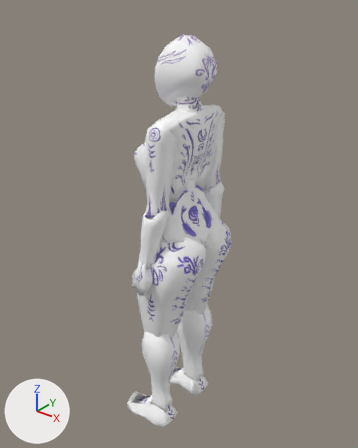
Before and after pictures for a commit that changed the glTF model Models/Porcelain/Porcelain.glb.
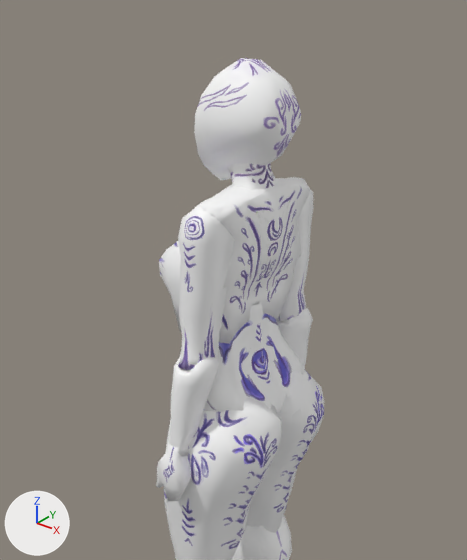
Each version appears first whole from a 50 mm camera at (1.78, -2.13, 2.77) aimed at (0.02, 0.06, 1.41), and next in a close-up on the part from 11% to 88% of the width and 0% to 74% of the height. Lighting does not change. The marker at lower left points along +X, +Y and +Z. Where no turn or scale is listed for an object, it has been applied to the vertices. Vertices at the same position are counted once.

In view in the first close-up: 'Head', 'LoweerLegTexture', 'UpperTorso.001', 'arms upper.001', 'armslower.001', 'hands.001', 'lowerToso.001', 'neck.001', 'upperLegs.001'.
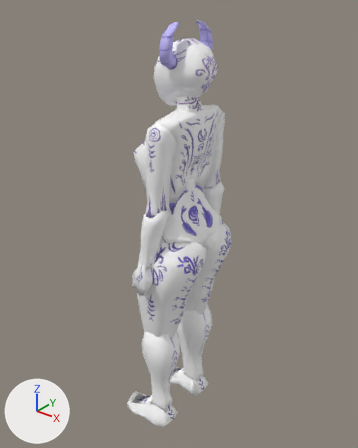
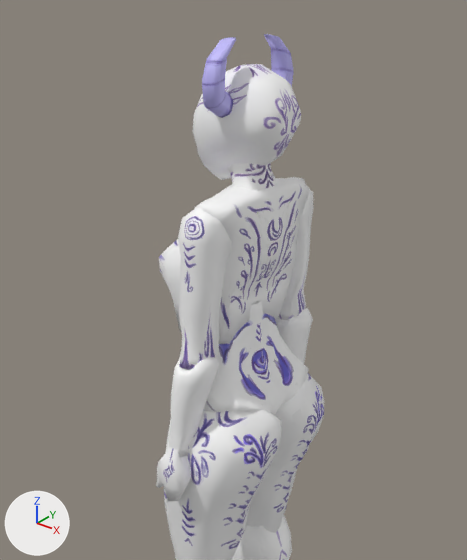
Boxes [x1, y1, x2, y2] around the edits, measured in the close-ups (467 x 560 px; the box of a moved part takes in the faces that stretch with it):
'Head', reshaped: before [194, 58, 301, 180]; after [192, 64, 301, 180]
'lowerToso.001', reshaped: before [180, 302, 305, 414]; after [179, 301, 309, 415]
'Plane', added (blue): after [202, 34, 294, 118]
part 1 of me_cube, moved or reshaped: before [195, 58, 285, 180]; after [192, 64, 284, 180]
part 2 of me_cube, moved or reshaped: before [262, 80, 301, 134]; after [256, 79, 301, 159]
part 3 of me_cube_021, built on: before [205, 302, 305, 414]; after [179, 301, 309, 415]

The change, as a diff of the scene's bpy script:
```diff
--- a/Models/Porcelain/Porcelain.glb.py
+++ b/Models/Porcelain/Porcelain.glb.py
@@ img_horntexture @@
+img_horntexture = load_image('HornTexture', '_unpacked/HornTexture', 1024, 1024, 'sRGB')
@@ mat_material_010 @@
+mat_material_010 = principled_material('Material.010')
+mat_material_010.texture = img_horntexture
@@ me_cube @@
 # used by ob_head; location = (0.0, 0.0, 0.0)
-me_cube.from_pydata(...)  # 230 vertices, 456 faces; spans x -0.036..0.278, y -0.129..0.129, z 2.155..2.534
+me_cube.from_pydata(...)  # 264 vertices, 524 faces; spans x -0.036..0.282, y -0.129..0.129, z 2.159..2.52
+# me_cube part 1: 32 vertices moved from x 0.022..0.148, y -0.082..0.082, z 2.161..2.534 to x 0.022..0.148, y -0.082..0.082, z 2.162..2.52; 36 vertices removed from x -0.013..0.148, y -0.124..0.124, z 2.155..2.503; 43 vertices added at x -0.02..0.148, y -0.126..0.126, z 2.159..2.496
+# me_cube part 2: 4 vertices moved from x 0.278, y -0.049..0.049, z 2.376..2.414 to x 0.261..0.279, y -0.042..0.042, z 2.363..2.441; 27 vertices removed from x 0.278, y -0.05..0.05, z 2.359..2.413; 54 vertices added at x 0.255..0.282, y -0.081..0.081, z 2.291..2.446
 me_cube.materials.append(mat_material)
@@ me_cube_021 @@
 # used by ob_lowertoso_001; location = (0.0, 0.0, 0.0)
-me_cube_021.from_pydata(...)  # 209 vertices, 396 faces; spans x -0.096..0.276, y -0.253..0.253, z 1.305..1.762
+me_cube_021.from_pydata(...)  # 291 vertices, 558 faces; spans x -0.096..0.283, y -0.253..0.253, z 1.305..1.766
+# me_cube_021 part 3: 31 vertices moved from x 0.052..0.276, y -0.212..0.212, z 1.32..1.762 to x 0.052..0.28, y -0.212..0.212, z 1.32..1.766; 39 vertices removed from x -0.022..0.271, y -0.24..0.24, z 1.332..1.683; 121 vertices added at x -0.042..0.283, y -0.24..0.24, z 1.338..1.762
 me_cube_021.materials.append(mat_material_002)
@@ me_plane @@
+me_plane.from_pydata(...)  # 288 vertices, 568 faces; spans x 0.089..0.161, y -0.205..0.205, z 2.371..2.598
+me_plane.materials.append(mat_material_010)  # picture img_horntexture
@@ ob_plane @@
+ob_plane = bpy.data.objects.new('Plane', me_plane)
+ob_plane.location = (0.0, 0.0, 0.0)
```
